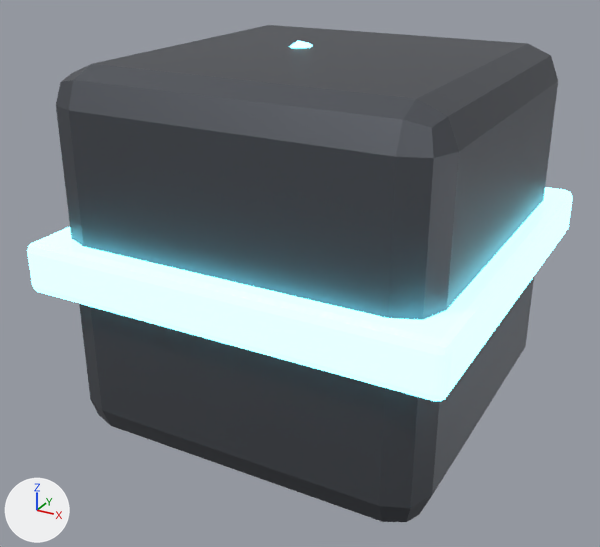
The FBX model Assets/_Project/Resources/Blender/Models/SM_Art_HoloCube.fbx, before and after one commit.
Camera for both pictures: a camera (50 mm lens) standing at (0.1278, -0.2495, 0.2035) and looking at (-0.0047, -0.0086, 0.0831). The axes (+X, +Y, +Z) are drawn at lower left. The lights are the same throughout. The picture after the commit comes second. Where no turn or scale is listed for an object, it has been applied to the vertices.

In view in the first picture: 'Core', 'Frame', 'RingH'.
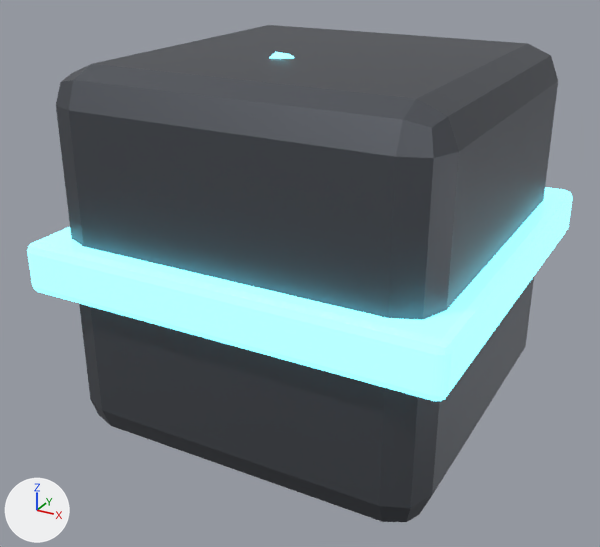
The change, as a diff of the scene's bpy script:
```diff
--- a/Assets/_Project/Resources/Blender/Models/SM_Art_HoloCube.fbx.py
+++ b/Assets/_Project/Resources/Blender/Models/SM_Art_HoloCube.fbx.py
@@ mat_mat_cyanglow @@
 mat_mat_cyanglow.emission_color = (0.2, 0.85, 1.0)  # cyan #7cedff
-mat_mat_cyanglow.emission_strength = 3.4
+mat_mat_cyanglow.emission_strength = 1.8
```

Changed parts and their boxes [x1, y1, x2, y2] in the pictures (600 x 547 px):
'RingH', surface changed: [27, 187, 573, 401] in both
'Core', surface changed: [269, 41, 313, 59] in both
